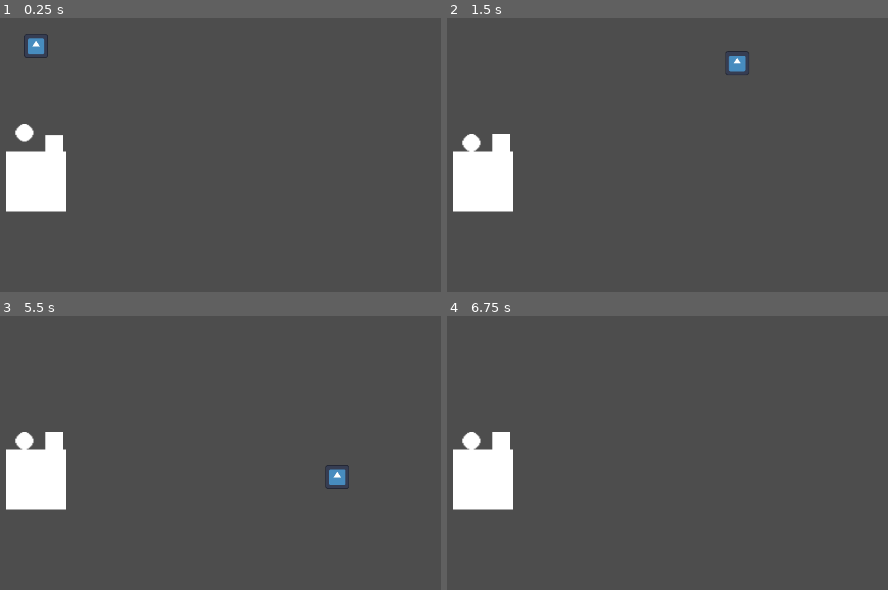
Above: before the commit, frames 1-4 (two rows, left to right).
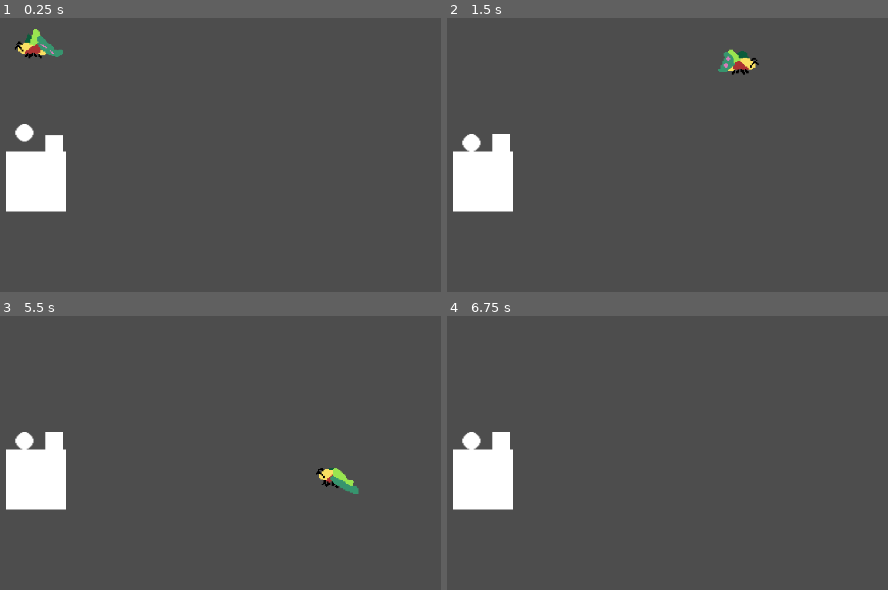
Above: after the commit, the same moments.

Repository: NotFrogga/LightIsDangerous
Game: Godot game, scene res://scenes/levels/test.tscn
Two runs of this game, one before a commit and one after it. Both use one fixed random seed, a clock stepped at 60 frames per second and the inputs below. The engine's default icon, where the game draws it, is replaced by a stand-in: a white triangle on a blue panel in a dark square.
Inputs:
- Up to frame 1 (0.25 s): no input
- Up to frame 2 (1.5 s): hold Right (ui_right) 0.53-1.28 s; hold Space (Grab) 0.53-1.28 s; hold Down (ui_down) from 1.28 s (still down); tap Space (Grab) at 1.35 s
- Up to frame 3 (5.5 s): release Down (ui_down) at 2.03 s; hold Right (ui_right) 2.03-2.78 s; hold Space (Grab) 2.03-2.78 s; tap Enter at 2.75, 4.25 s; hold Up (ui_up) 2.78-3.53 s; tap Space (Grab) at 2.85, 3.5, 4.35, 5 s; hold Space (Grab) 3.53-4.28 s; hold Left (ui_left) 3.53-5.03 s; hold Down (ui_down) from 5.03 s (still down); hold Space (Grab) from 5.03 s (still down)
- Up to frame 4 (6.75 s): release Down (ui_down) at 5.78 s; release Space (Grab) at 5.78 s; hold Right (ui_right) 5.78-6.53 s; tap Space (Grab) at 5.85 s; tap Enter at 6.5 s; hold Up (ui_up) from 6.53 s (still down); hold Space (Grab) from 6.53 s (still down)

The runs differ from the first frame. In frame 1, 0.6% of the frame differs, in the area x 3-15%, y 4-15%; in frame 2, 0.6%; in frame 3, 0.5%; in frame 4, nothing differs.

Commit message:
Add moth SpriteSheet

Diff:
--- a/scenes/player/moth.gd
+++ b/scenes/player/moth.gd
@@ -17,6 +17,8 @@
 var additional_velocity : Vector2 = Vector2.ZERO
 var current_state : PlayerState = PlayerState.MOVE
 
+@onready var ANIMATION_PLAYER = $AnimationPlayer
+@onready var SPRITE_2D = $Sprite2D
 
 func set_state(new_state : PlayerState) -> void:
 	current_state = new_state
@@ -24,8 +26,12 @@
 func get_input() -> Vector2:
 	return Input.get_vector("ui_left", "ui_right", "ui_up", "ui_down")
 
+func _ready() -> void:
+	ANIMATION_PLAYER.play("fly")
+
 func _process(delta: float) -> void:
-	print($PinJoint2D.node_b)
+	set_flip_sprite_2d()
+
 	set_speed_domain(delta)
 	set_damping_domain(delta)
 	set_damping()
@@ -34,6 +40,12 @@
 
 	#set_camera_offset_domain(delta)
 	#offset_camera()
+
+func set_flip_sprite_2d() :
+	if linear_velocity.x > 0 :
+		SPRITE_2D.flip_h = false
+	else :
+		SPRITE_2D.flip_h = true
 
 func set_speed_domain(delta) -> void:
 	if get_input() == Vector2.ZERO:
--- a/scenes/player/moth.tscn
+++ b/scenes/player/moth.tscn
@@ -1,7 +1,7 @@
-[gd_scene load_steps=7 format=3 uid="uid://basim08he675u"]
+[gd_scene load_steps=10 format=3 uid="uid://basim08he675u"]
 
 [ext_resource type="Script" uid="uid://bfliwc8dghxcx" path="res://scenes/player/moth.gd" id="1_3bc02"]
-[ext_resource type="Texture2D" uid="uid://bt56yhvgrmi7y" path="res://icon.svg" id="1_27pky"]
+[ext_resource type="Texture2D" uid="uid://0r6k1nun327p" path="res://assets/Moth-Sheet.png" id="2_0bxa4"]
 
 [sub_resource type="Curve" id="Curve_3bc02"]
 _limits = [0.0, 60.0, 0.0, 3.0]
@@ -15,11 +15,49 @@
 point_count = 2
 
 [sub_resource type="CapsuleShape2D" id="CapsuleShape2D_3bc02"]
-radius = 33.0
-height = 66.0
+radius = 24.0
+height = 96.0
 
 [sub_resource type="RectangleShape2D" id="RectangleShape2D_3bc02"]
 size = Vector2(59, 41)
+
+[sub_resource type="Animation" id="Animation_i1ygp"]
+resource_name = "fly"
+length = 0.36667
+loop_mode = 1
+tracks/0/type = "value"
+tracks/0/imported = false
+tracks/0/enabled = true
+tracks/0/path = NodePath("Sprite2D:frame")
+tracks/0/interp = 1
+tracks/0/loop_wrap = true
+tracks/0/keys = {
+"times": PackedFloat32Array(0, 0.1, 0.2, 0.3),
+"transitions": PackedFloat32Array(1, 1, 1, 1),
+"update": 1,
+"values": [0, 1, 2, 3]
+}
+
+[sub_resource type="Animation" id="Animation_5th5d"]
+length = 0.001
+tracks/0/type = "value"
+tracks/0/imported = false
+tracks/0/enabled = true
+tracks/0/path = NodePath("Sprite2D:frame")
+tracks/0/interp = 1
+tracks/0/loop_wrap = true
+tracks/0/keys = {
+"times": PackedFloat32Array(0),
+"transitions": PackedFloat32Array(1),
+"update": 1,
+"values": [0]
+}
+
+[sub_resource type="AnimationLibrary" id="AnimationLibrary_p0y3d"]
+_data = {
+&"RESET": SubResource("Animation_5th5d"),
+&"fly": SubResource("Animation_i1ygp")
+}
 
 [node name="Moth" type="RigidBody2D"]
 mass = 0.1
@@ -30,10 +68,13 @@
 damping_curve = SubResource("Curve_fog0t")
 
 [node name="Sprite2D" type="Sprite2D" parent="."]
-scale = Vector2(0.5, 0.5)
-texture = ExtResource("1_27pky")
+texture_filter = 1
+scale = Vector2(3, 3)
+texture = ExtResource("2_0bxa4")
+hframes = 4
 
 [node name="CollisionShape2D" type="CollisionShape2D" parent="."]
+rotation = 1.5708
 shape = SubResource("CapsuleShape2D_3bc02")
 
 [node name="GrabDetectionArea" type="Area2D" parent="."]
@@ -46,7 +87,13 @@
 debug_color = Color(0.492515, 0.583671, 9.62615e-07, 0.42)
 
 [node name="PinJoint2D" type="PinJoint2D" parent="."]
+position = Vector2(0, 20)
 node_a = NodePath("..")
 angular_limit_enabled = true
 angular_limit_lower = -1.5708
 angular_limit_upper = 1.5708
+
+[node name="AnimationPlayer" type="AnimationPlayer" parent="."]
+libraries = {
+&"": SubResource("AnimationLibrary_p0y3d")
+}
Binary file added: assets/Moth-Sheet.png
Not shown, added: assets/Moth-Sheet.png.import
